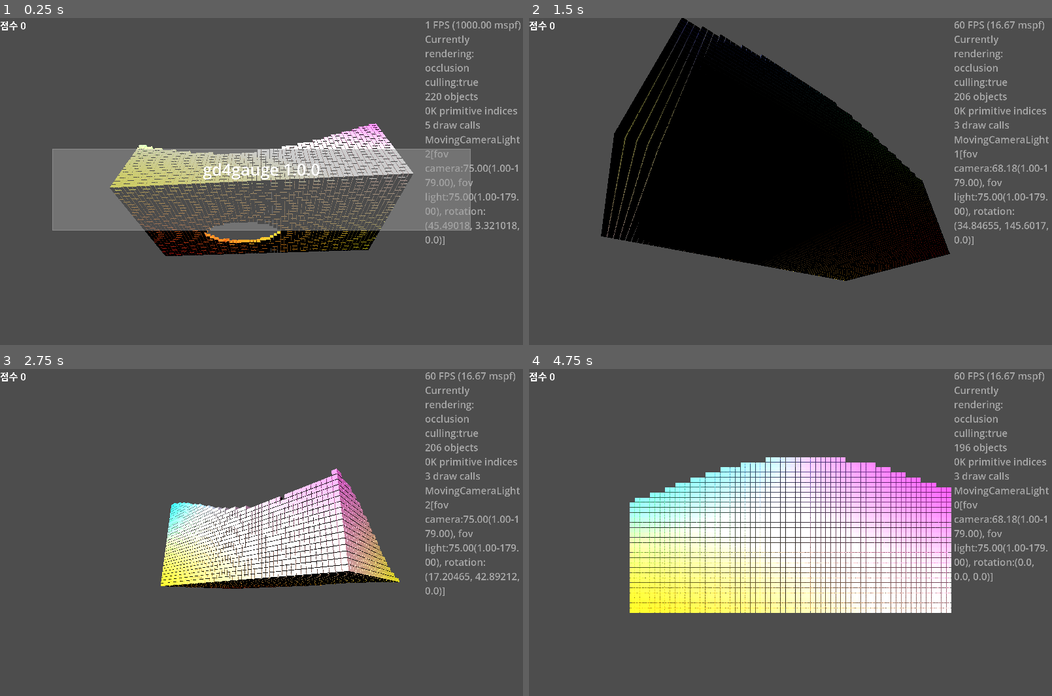
Above: before the commit, frames 1-4 (two rows, left to right).
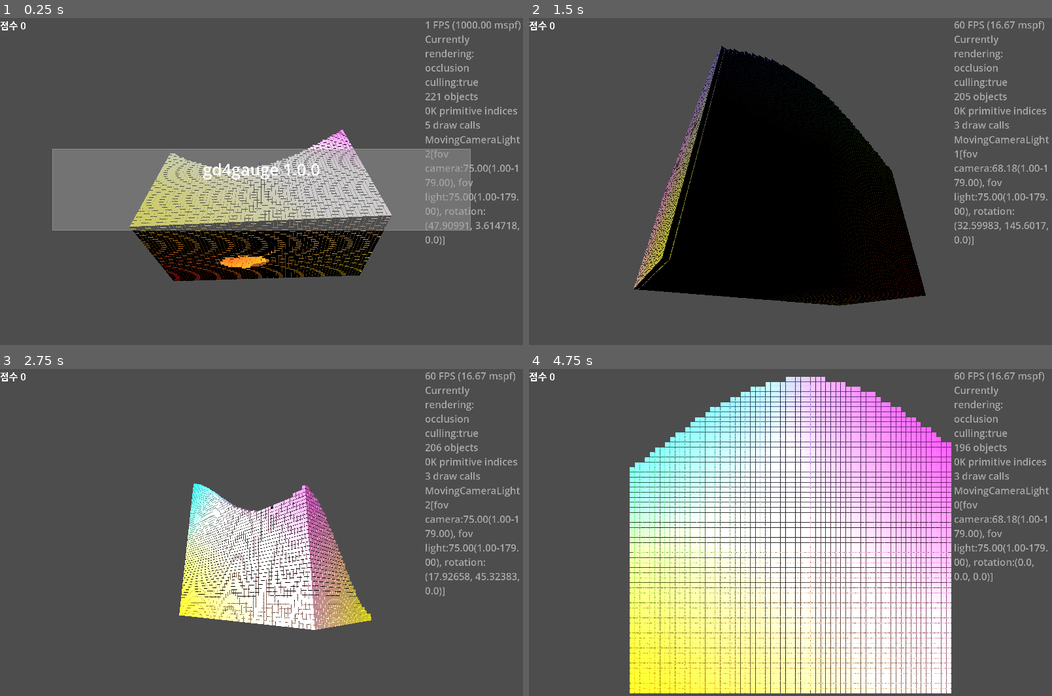
Above: after the commit, the same moments.

Repository: kasworld/gd4gauge
Game: Godot game, scene res://main.tscn
Two runs of this game, one before a commit and one after it. Both use one fixed random seed, a clock stepped at 60 frames per second and the inputs below.
Inputs (mouse positions are in pixels of both pictures, inside the frame that each line leads up to):
- Up to frame 1 (0.25 s): no input
- Up to frame 2 (1.5 s): tap Enter at 0.5, 0.6 s; move the mouse to (905, 165) at 0.52 s; click (905, 165) at 0.67 s; move the mouse to (685, 197) at 1.27 s; tap Delete at 1.35 s; click (685, 197) at 1.42 s
- Up to frame 3 (2.75 s): move the mouse to (313, 460) at 2.02 s; tap Enter at 2.1 s; click (313, 460) at 2.17 s
- Up to frame 4 (4.75 s): move the mouse to (764, 597) at 2.77 s; tap Delete at 2.85, 4.35 s; click (764, 597) at 2.92 s; move the mouse to (947, 581) at 3.52 s; tap Enter at 3.6 s; click (947, 581) at 3.67 s; move the mouse to (633, 483) at 4.27 s; click (633, 483) at 4.42 s

The runs differ from the first frame. In frame 1, 15% of the frame differs, in the area x 21-97%, y 22-81%; in frame 2, 18%; in frame 3, 12%; in frame 4, 38%, in the area x 19-81%, y 2-100%.

Commit message:
update MultiMeshShape

Diff:
--- a/main.gd
+++ b/main.gd
@@ -1,6 +1,6 @@
 extends Node3D
 
-const WorldSize := Vector3(64,32,32)
+const WorldSize := Vector3(64,64,32)
 #const WorldSize := Vector3(32,32,32)
 const AnimationDuration := 1.0
 
--- a/multi_mesh_shape/multi_mesh_shape.gd
+++ b/multi_mesh_shape/multi_mesh_shape.gd
@@ -1,20 +1,41 @@
 extends MultiMeshInstance3D
 class_name MultiMeshShape
 
-static func 집중선만들기(r :float, start:float, end:float, depth :float, count :int, co :Color) -> MultiMeshShape:
+func init_집중선(r :float, start:float, end:float, depth :float, count :int, co :Color) -> MultiMeshShape:
 	var 구분선 := BoxMesh.new()
 	var 길이 := r*(end-start)
 	구분선.size = Vector3(길이, depth/10, depth )
 	var cell각도 := 2.0*PI / count
 	var radius := r-길이/2
-	var mms :MultiMeshShape = preload("res://multi_mesh_shape/multi_mesh_shape.tscn").instantiate().init_with_color(
-		구분선, Color.WHITE, count)
+	init_with_color(구분선, Color.WHITE, count)
 	for i in count:
 		var rad := cell각도 *i + cell각도/2
-		mms.set_inst_rotation(i, Vector3.BACK, rad)
-		mms.set_inst_pos(i, Vector3(cos(rad) *radius,sin(rad) *radius, 0) )
-		mms.set_inst_color(i, co)
-	return mms
+		set_inst_rotation(i, Vector3.BACK, rad)
+		set_inst_pos(i, Vector3(cos(rad) *radius,sin(rad) *radius, 0) )
+		set_inst_color(i, co)
+	return self
+
+func init_wire_net(net_size :Vector2, wire_count :Vector2i, wire_radius :float, co :Color) -> MultiMeshShape:
+	var 선 := BoxMesh.new()
+	var count := wire_count.x + wire_count.y
+	init_with_color(선, Color.WHITE, count)
+	for i in count:
+		multimesh.set_instance_color(i,co)
+		if i < wire_count.x:
+			var pos := Vector3( net_size.x/(wire_count.x-1)* i, net_size.y/2, 0)
+			var t := Transform3D(Basis(), pos)
+			#t = t.rotated(Vector3(0,1,0), bar_rot)
+			t = t.scaled_local( Vector3(wire_radius,net_size.y,wire_radius) )
+			multimesh.set_instance_transform(i,t)
+		else:
+			var pos := Vector3(net_size.x/2, net_size.y/(wire_count.y-1)* (i-wire_count.x), 0)
+			var t := Transform3D(Basis(), pos)
+			#t = t.rotated(Vector3(0,1,0), bar_rot)
+			t = t.scaled_local( Vector3(net_size.x,wire_radius,wire_radius) )
+			multimesh.set_instance_transform(i,t)
+	return self
+
+
 
 func _init_multimesh(mesh :Mesh, mat :Material) -> void:
 	mesh.material = mat
